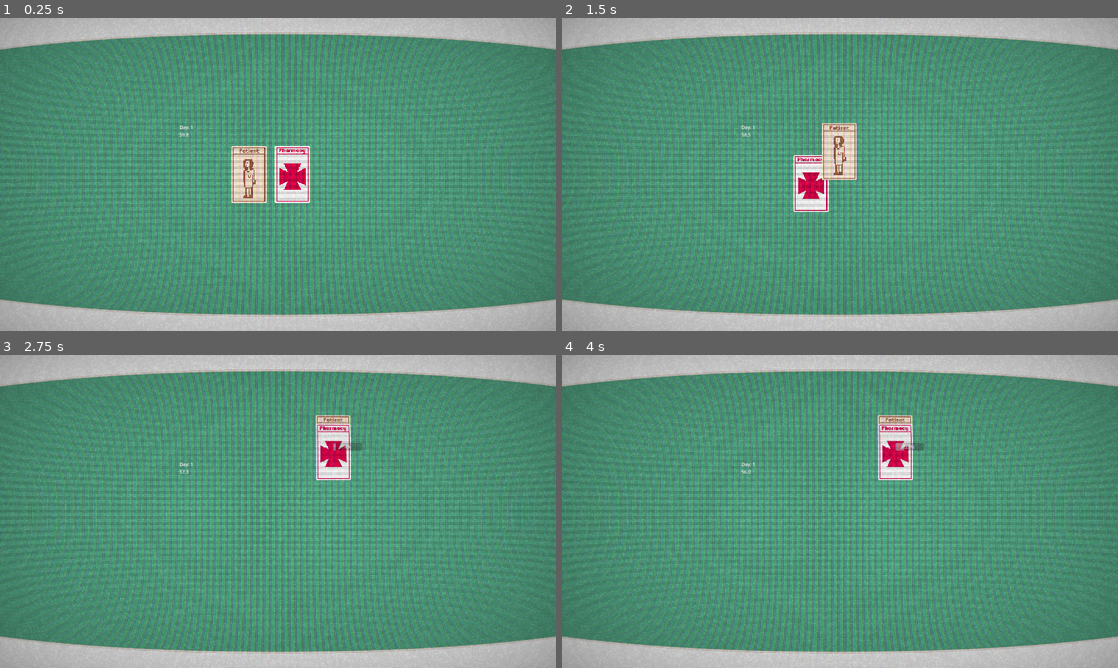
Above: before the commit, frames 1-4 (two rows, left to right).
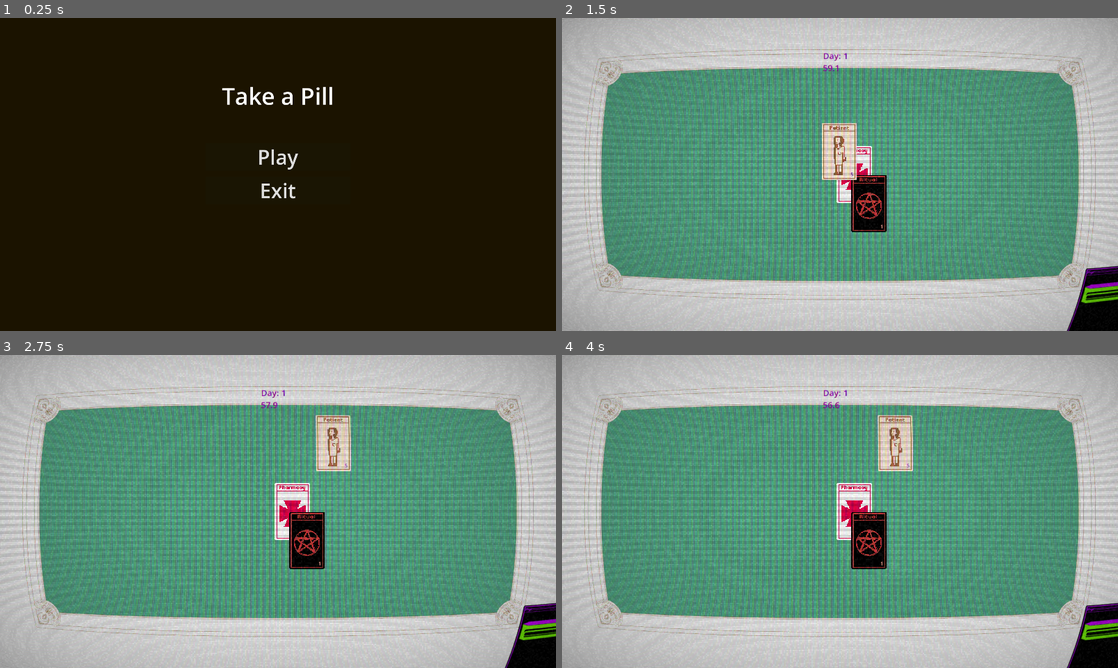
Above: after the commit, the same moments.

Repository: Pegasojuegos/Take-a-Pill
Game: Godot game, scene res://scenes/deck/start_menu.tscn
Same seed, same stepped clock (60 frames per second), same inputs: the game is played once before the commit and once after it. Before the commit the project starts from res://scenes/main.tscn.
Inputs (mouse positions are in pixels of both pictures, inside the frame that each line leads up to):
- Up to frame 1 (0.25 s): no input
- Up to frame 2 (1.5 s): click (840, 155) at 0.5 s, where only the run after the commit has a clickable "Play"; tap Enter at 1.25 s; drag from (812, 174) to (895, 105) at 1.27 s
- Up to frame 3 (2.75 s): tap Space at 2 s; drag from (250, 520) to (333, 442) at 2.02 s
- Up to frame 4 (4 s): move the mouse to (895, 442) at 2.77 s; click (895, 442) at 2.92 s; tap Enter at 3.5 s; drag from (812, 574) to (895, 452) at 3.52 s

The runs differ from the first frame. In frame 1, 100% of the frame differs, in the area x 0-100%, y 0-100%; in frame 2, 34%; in frame 3, 35%; in frame 4, 35%.

Commit message:
Finish

Diff:
--- a/project.godot
+++ b/project.godot
@@ -11,8 +11,10 @@
 [application]
 
 config/name="Take a Pill"
-run/main_scene="res://scenes/main.tscn"
+run/main_scene="res://scenes/deck/start_menu.tscn"
 config/features=PackedStringArray("4.2", "GL Compatibility")
+boot_splash/bg_color=Color(0.109804, 0.0784314, 0.00392157, 1)
+boot_splash/image="res://icon.png"
 config/icon="res://icon.svg"
 
 [display]
--- a/scenes/board.tscn
+++ b/scenes/board.tscn
@@ -8,19 +8,49 @@
 
 [node name="Background" type="Sprite2D" parent="."]
 texture_filter = 1
-scale = Vector2(1.35, 1.35)
 texture = ExtResource("2_rv7fb")
 
 [node name="CardsInGame" type="Node2D" parent="."]
 
 [node name="Label" type="Label" parent="."]
-offset_left = -341.0
-offset_top = -175.0
-offset_right = -248.0
-offset_bottom = -126.0
+anchors_preset = 8
+anchor_left = 0.5
+anchor_top = 0.5
+anchor_right = 0.5
+anchor_bottom = 0.5
+offset_left = -60.0
+offset_top = -439.0
+offset_right = 42.0
+offset_bottom = 440.0
+grow_horizontal = 2
+grow_vertical = 2
+size_flags_horizontal = 8
+size_flags_vertical = 0
+theme_override_colors/font_color = Color(0.513005, 0.000796853, 0.62964, 1)
+theme_override_font_sizes/font_size = 30
 
 [node name="Day" type="Timer" parent="."]
 wait_time = 60.0
 one_shot = true
 
+[node name="ColorRect" type="ColorRect" parent="."]
+visible = false
+anchors_preset = 8
+anchor_left = 0.5
+anchor_top = 0.5
+anchor_right = 0.5
+anchor_bottom = 0.5
+offset_left = -1162.5
+offset_top = -594.0
+offset_right = 1162.5
+offset_bottom = 594.0
+grow_horizontal = 2
+grow_vertical = 2
+size_flags_horizontal = 4
+
+[node name="Fin" type="Timer" parent="."]
+wait_time = 2.0
+one_shot = true
+
 [connection signal="timeout" from="Day" to="." method="_on_day_timeout"]
+[connection signal="timeout" from="Fin" to="." method="_on_fin_timeout"]
--- a/scenes/consumable.tscn
+++ b/scenes/consumable.tscn
@@ -5,3 +5,11 @@
 
 [node name="Consumable" instance=ExtResource("1_wsvtv")]
 script = ExtResource("2_gmul6")
+
+[node name="Label" type="Label" parent="." index="2"]
+offset_left = 39.0
+offset_top = 67.0
+offset_right = 50.0
+offset_bottom = 90.0
+theme_override_colors/font_color = Color(0.374103, 0.19066, 0.000967573, 1)
+theme_override_colors/font_shadow_color = Color(0.912289, 0.912289, 0.912289, 1)
--- /dev/null
+++ b/scenes/deck/mistery_box.tscn
@@ -0,0 +1,14 @@
+[gd_scene load_steps=4 format=3 uid="uid://cuyeg2dqhnnhe"]
+
+[ext_resource type="PackedScene" uid="uid://cd2vhl7qalsf0" path="res://scenes/consumable.tscn" id="1_4kyxs"]
+[ext_resource type="Texture2D" uid="uid://d0vcmto5iqfw7" path="res://assets/images/deck/card_mistery box.png" id="2_riv32"]
+[ext_resource type="Script" path="res://scripts/deck/mistery_box.gd" id="2_wh3gb"]
+
+[node name="MisteryBox" instance=ExtResource("1_4kyxs")]
+script = ExtResource("2_wh3gb")
+ritualName = "MisteryBox"
+ritualDescription = "ag??++ae**23r0`*/a+awe-*g/"
+ritualUses = 1
+
+[node name="Sprite2D" parent="." index="0"]
+texture = ExtResource("2_riv32")
--- a/scenes/deck/ritual.tscn
+++ b/scenes/deck/ritual.tscn
@@ -2,7 +2,7 @@
 
 [ext_resource type="PackedScene" uid="uid://cd2vhl7qalsf0" path="res://scenes/consumable.tscn" id="1_wiwo2"]
 [ext_resource type="Script" path="res://scripts/deck/ritual.gd" id="2_foh3a"]
-[ext_resource type="Texture2D" uid="uid://b4caisg6jr3tu" path="res://assets/images/deck/card_doll.png" id="3_w85k2"]
+[ext_resource type="Texture2D" uid="uid://3vwkg0h6umo6" path="res://assets/images/deck/card_ritual.png" id="3_wf18j"]
 
 [node name="Ritual" instance=ExtResource("1_wiwo2")]
 script = ExtResource("2_foh3a")
@@ -11,4 +11,4 @@
 ritualUses = 1
 
 [node name="Sprite2D" parent="." index="0"]
-texture = ExtResource("3_w85k2")
+texture = ExtResource("3_wf18j")
--- /dev/null
+++ b/scenes/deck/update_labotatory.tscn
@@ -0,0 +1,9 @@
+[gd_scene load_steps=3 format=3 uid="uid://da7rx11nktw87"]
+
+[ext_resource type="PackedScene" uid="uid://dv6e70421to0i" path="res://scenes/deck/laboratory.tscn" id="1_cyafg"]
+[ext_resource type="Script" path="res://scripts/deck/update_labotatory.gd" id="2_6txy6"]
+
+[node name="UpdateLabotatory" instance=ExtResource("1_cyafg")]
+script = ExtResource("2_6txy6")
+updateLabotatoryName = "UpdateLabotatory"
+updateLabotatoryDescription = "Thats very suspicious"
--- a/scenes/entity.tscn
+++ b/scenes/entity.tscn
@@ -7,3 +7,11 @@
 script = ExtResource("1_10qy0")
 life = 0
 damage = 0
+
+[node name="Label" type="Label" parent="." index="2"]
+offset_left = 39.0
+offset_top = 67.0
+offset_right = 50.0
+offset_bottom = 90.0
+theme_override_colors/font_color = Color(0.392346, 0.000173656, 0.420472, 1)
+theme_override_colors/font_shadow_color = Color(1, 0.870206, 0.985939, 1)
--- /dev/null
+++ b/scenes/final.gd
@@ -0,0 +1,5 @@
+extends Control
+
+
+func _on_start_menu_pressed():
+	get_tree().change_scene_to_file("res://scenes/deck/start_menu.tscn")
--- /dev/null
+++ b/scenes/final.tscn
@@ -0,0 +1,73 @@
+[gd_scene load_steps=4 format=3 uid="uid://dfjvuenhbx45b"]
+
+[ext_resource type="Script" path="res://scenes/final.gd" id="1_2dbeo"]
+
+[sub_resource type="StyleBoxFlat" id="StyleBoxFlat_fd8eh"]
+bg_color = Color(0.101793, 0.0847813, 0.0121841, 1)
+
+[sub_resource type="StyleBoxFlat" id="StyleBoxFlat_etorn"]
+bg_color = Color(0.305132, 0.348044, 0.0489093, 1)
+
+[node name="Final" type="Control"]
+layout_mode = 3
+anchors_preset = 15
+anchor_right = 1.0
+anchor_bottom = 1.0
+grow_horizontal = 2
+grow_vertical = 2
+script = ExtResource("1_2dbeo")
+
+[node name="ColorRect" type="ColorRect" parent="."]
+custom_minimum_size = Vector2(2200, 1080)
+layout_mode = 1
+anchors_preset = 8
+anchor_left = 0.5
+anchor_top = 0.5
+anchor_right = 0.5
+anchor_bottom = 0.5
+offset_left = -1050.0
+offset_top = -540.0
+offset_right = 1050.0
+offset_bottom = 540.0
+grow_horizontal = 2
+grow_vertical = 2
+color = Color(0.108009, 0.0765056, 0.00247914, 1)
+
+[node name="VBoxContainer" type="VBoxContainer" parent="."]
+layout_mode = 1
+anchors_preset = 8
+anchor_left = 0.5
+anchor_top = 0.5
+anchor_right = 0.5
+anchor_bottom = 0.5
+offset_left = -250.0
+offset_top = -109.0
+offset_right = 250.0
+offset_bottom = 109.0
+grow_horizontal = 2
+grow_vertical = 2
+theme_override_constants/separation = 20
+
+[node name="StartMenu" type="Button" parent="VBoxContainer"]
+layout_mode = 2
+size_flags_vertical = 4
+theme_override_font_sizes/font_size = 70
+theme_override_styles/normal = SubResource("StyleBoxFlat_fd8eh")
+theme_override_styles/hover = SubResource("StyleBoxFlat_etorn")
+text = "Start Menu"
+
+[node name="Label" type="Label" parent="."]
+layout_mode = 1
+anchors_preset = 8
+anchor_left = 0.5
+anchor_top = 0.5
+anchor_right = 0.5
+anchor_bottom = 0.5
+offset_left = -193.0
+offset_top = -327.0
+offset_right = 193.0
+offset_bottom = 327.0
+grow_horizontal = 2
+grow_vertical = 2
+theme_override_font_sizes/font_size = 80
+text = "Oh... so I have been there all along..."
--- a/scenes/main.tscn
+++ b/scenes/main.tscn
@@ -1,7 +1,8 @@
-[gd_scene load_steps=4 format=3 uid="uid://b7vrfpqnbenr2"]
+[gd_scene load_steps=5 format=3 uid="uid://b7vrfpqnbenr2"]
 
 [ext_resource type="PackedScene" uid="uid://noigxkqenfra" path="res://scenes/board.tscn" id="1_bdr8t"]
 [ext_resource type="Shader" path="res://Shaders/ShaderCRT.gdshader" id="2_awuwu"]
+[ext_resource type="AudioStream" uid="uid://fs26j4ygwvok" path="res://assets/Music/6- The Veil of Night.mp3" id="4_3r2pm"]
 
 [sub_resource type="ShaderMaterial" id="ShaderMaterial_umbrx"]
 resource_local_to_scene = true
@@ -50,3 +51,7 @@
 offset_bottom = 732.0
 mouse_filter = 2
 mouse_force_pass_scroll_events = false
+
+[node name="AudioStreamPlayer2D" type="AudioStreamPlayer2D" parent="."]
+stream = ExtResource("4_3r2pm")
+autoplay = true
--- /dev/null
+++ b/scenes/update_laboratory.tscn
@@ -0,0 +1,13 @@
+[gd_scene load_steps=4 format=3 uid="uid://bia3mmdx0744l"]
+
+[ext_resource type="PackedScene" uid="uid://eeokp7umj4rr" path="res://scenes/card.tscn" id="1_bppdq"]
+[ext_resource type="Script" path="res://scripts/deck/UpdateLaboratory.gd" id="2_04c63"]
+[ext_resource type="Texture2D" uid="uid://dwa1jxjiqu7vy" path="res://assets/images/deck/card_update-laboratory.png" id="3_8xq8t"]
+
+[node name="UpdateLaboratory" instance=ExtResource("1_bppdq")]
+script = ExtResource("2_04c63")
+updateLabotatoryName = "UpdateLabotatory"
+updateLabotatoryDescription = "Thats very suspicious"
+
+[node name="Sprite2D" parent="." index="0"]
+texture = ExtResource("3_8xq8t")
--- a/scripts/board.gd
+++ b/scripts/board.gd
@@ -16,6 +16,9 @@
 	{"ingredients": {"Fabric": 4, "Patient":1}, "result": {"Blanket": 1}},
 	{"ingredients": {"Blanket": 2, "Patient":1, "Flesh":2, "Scrap":1}, "result": {"Doll": 1}},
 	{"ingredients": {"Doll": 6, "Flesh":6, "Patient":6}, "result": {"Ritual": 1}},
+	{"ingredients": {"MisteryBox": 1, "Ritual":1, }, "result": {"final": 1}},
+	{"ingredients": {"Laboratory": 1, "Scrap":6, "Blanket":1, "Patient":1 }, "result": {"UpdateLabotatory": 1}},
+	{"ingredients": {"Patient": 1, "Drugs": 1, "UpdateLabotatory": 1}, "result": {"Medication": 1}},
 ]
 
 var end: bool = false
@@ -45,6 +48,10 @@
 	$Day.start()
 	var patientsNumber = 1
 	var pharmacyNumber = 1
+	var misteryBox = preload("res://scenes/deck/mistery_box.tscn").instantiate()
+	misteryBox.position.x = 980
+	misteryBox.position.y = 450
+	$CardsInGame.add_child(misteryBox)
 	for i in range(patientsNumber):
 		var patient = preload("res://scenes/deck/patient.tscn").instantiate()
 		patient.position.x = -100
@@ -57,6 +64,12 @@
 		pharmacy.position.x = 50
 		pharmacy.position.y = i*31
 		$CardsInGame.add_child(pharmacy)
+
+	var rit = preload("res://scenes/deck/ritual.tscn").instantiate()
+	rit.position.x = 100
+	rit.position.y = 100
+	$CardsInGame.add_child(rit)
+
 
 
 func _process(_delta):
@@ -113,14 +126,17 @@
 		var newPositon = selectedCards[0].position
 		if not allAreEntities or someoneDead:
 			for card in cards.keys():
+				if card == "final":
+					$ColorRect.visible = true
+					$Fin.start()
 				for i in range(cards[card]):
 					var cardPath = "res://scenes/deck/" + card.to_lower() + ".tscn"
 					var newCardScene = load(cardPath)
 
 					if newCardScene:
 						var newCard = newCardScene.instantiate()
-						newCard.position.x = newPositon.x + 100
-						newCard.position.y = newPositon.y + 100 + 31*i
+						newCard.position.x = newPositon.x + 150
+						newCard.position.y = newPositon.y + 150 + 31*i
 
 						# Safe patients and medications in the array
 						match newCard.cardName:
@@ -217,8 +233,8 @@
 
 		if newCardScene:
 			var newCard = newCardScene.instantiate()
-			newCard.position.x = -924
-			newCard.position.y = -380 + 31 * i
+			newCard.position.x = -900
+			newCard.position.y = -400 + 31 * i
 			$CardsInGame.add_child(newCard)
 
 			match card:
@@ -232,3 +248,11 @@
 		$CardsInGame.remove_child(child)
 	print("Game Over")
 	get_tree().change_scene_to_file("res://scenes/deck/game_over.tscn")
+
+
+func _on_fin_timeout():
+	$Day.stop()
+	for child in $CardsInGame.get_children():
+		$CardsInGame.remove_child(child)
+	print("Win")
+	get_tree().change_scene_to_file("res://scenes/final.tscn")
--- a/scripts/consumable.gd
+++ b/scripts/consumable.gd
@@ -7,8 +7,11 @@
 func _init(cardName: String, description: String, uses: int):
 	super._init(cardName, description)
 	self.uses = uses
+	$Label.text = str(uses)
+
 
 func use(number):
 	uses -= number
+	$Label.text = str(uses)
 	if uses <= 0:
 		queue_free()
--- /dev/null
+++ b/scripts/deck/UpdateLaboratory.gd
@@ -0,0 +1,8 @@
+extends Card
+
+@export var updateLabotatoryName: String = "UpdateLabotatory"
+@export var updateLabotatoryDescription: String = "Thats very suspicious"
+
+
+func _init():
+	super._init(updateLabotatoryName, updateLabotatoryDescription)
--- /dev/null
+++ b/scripts/deck/mistery_box.gd
@@ -0,0 +1,8 @@
+extends Consumable
+
+@export var ritualName: String = "MisteryBox"
+@export var ritualDescription: String = "ag??++ae**23r0`*/a+awe-*g/"
+@export var ritualUses: int = 1
+
+func _init():
+	super._init(ritualName, ritualDescription, ritualUses)
--- /dev/null
+++ b/scripts/deck/update_labotatory.gd
@@ -0,0 +1,8 @@
+extends Card
+
+@export var updateLabotatoryName: String = "UpdateLabotatory"
+@export var updateLabotatoryDescription: String = "Thats very suspicious"
+
+
+func _init():
+	super._init(updateLabotatoryName, updateLabotatoryDescription)
--- a/scripts/entity.gd
+++ b/scripts/entity.gd
@@ -9,9 +9,12 @@
 	super._init(cardName, description)
 	self.life = life
 	self.damage = damage
+	$Label.text = str(life)
+
 
 func hurt(damageDone: int) -> bool:
 	life -= damageDone
+	$Label.text = str(life)
 	var die: bool = life <= 0
 	if die :
 		emit_signal("cardRemoved")
Not shown, added: assets/Music/1- Midnight Dreams.mp3.import
Not shown, added: assets/Music/1- Midnight Dreams.ogg.import
Not shown, added: assets/Music/10- Time Whistle.mp3.import
Not shown, added: assets/Music/10- Time Whistle.ogg.import
Not shown, added: assets/Music/11- Feet of Air.mp3.import
Not shown, added: assets/Music/11- Feet of Air.ogg.import
Not shown, added: assets/Music/2- Mental Vortex.mp3.import
Not shown, added: assets/Music/2- Mental Vortex.ogg.import
Not shown, added: assets/Music/3- Something's wrong.mp3.import
Not shown, added: assets/Music/3- Something's wrong.ogg.import
Not shown, added: assets/Music/4- Arvostus.mp3.import
Not shown, added: assets/Music/4- Arvostus.ogg.import
(and 38 more such lines)
